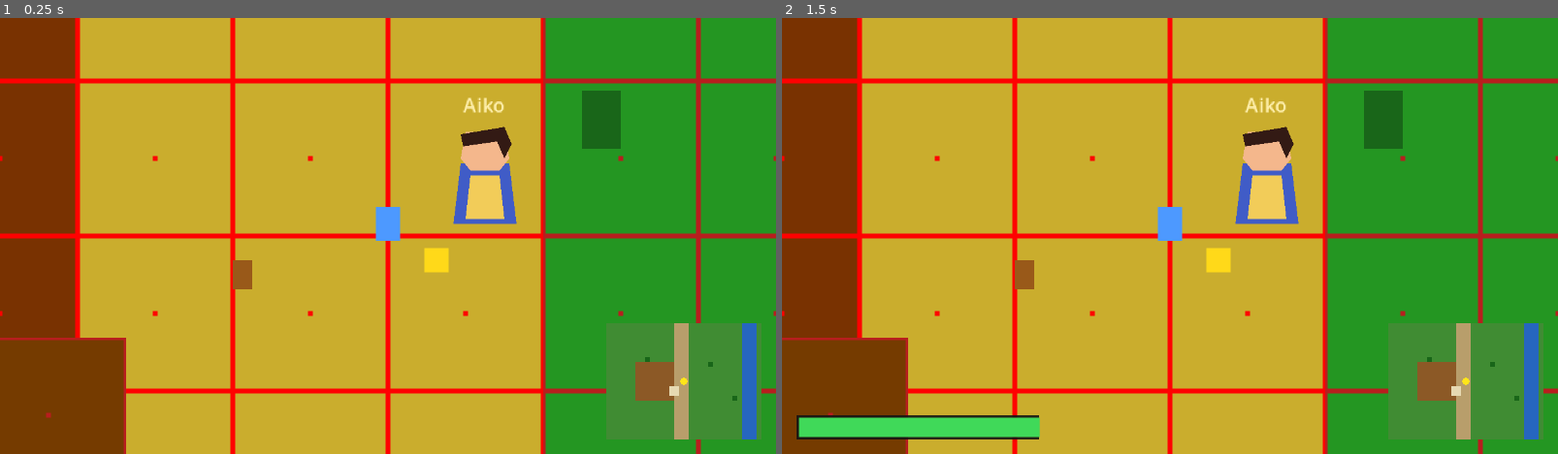
Above: before the commit, frames 1-2 (left to right).
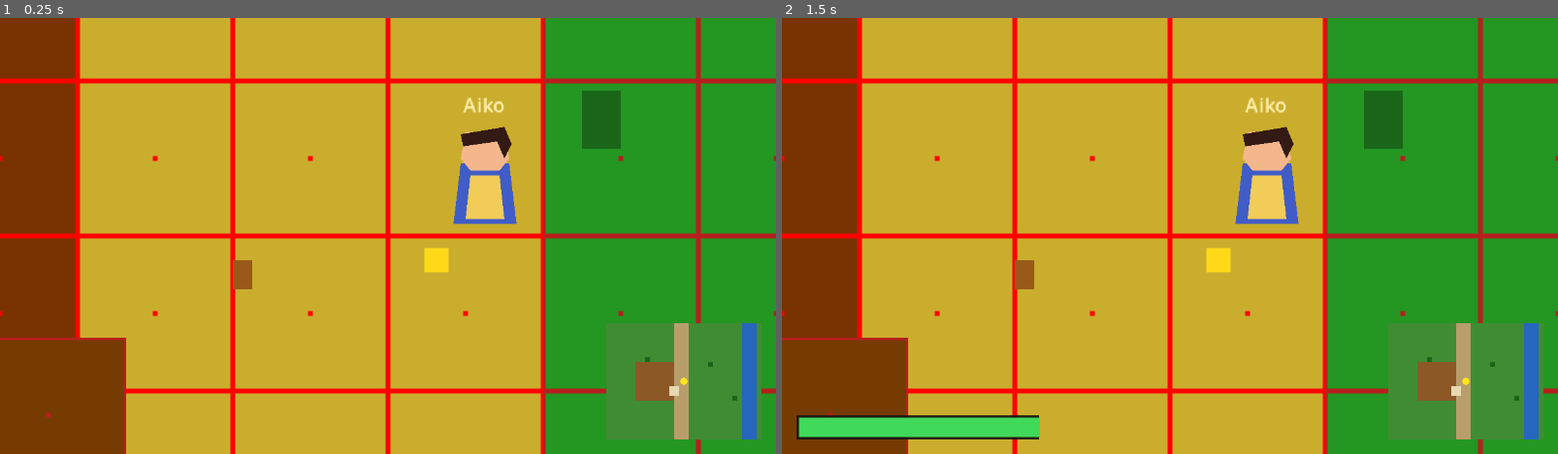
Above: after the commit, the same moments.

Repository: T3737/KotoDama
Game: Godot game, scene res://scenes/World.tscn
The game is run twice, just before and just after one commit, with the same random seed, the same clock (stepped at 60 frames per second) and the same inputs. This scene is started directly instead of the project's main scene.
Inputs:
- Up to frame 1 (0.25 s): no input
- Up to frame 2 (1.5 s): tap Enter at 0.5 s; hold D (demo_move_right) 0.53-1.28 s; hold E (demo_interact) 0.53-1.28 s; tap Space at 1.25 s; hold S (demo_move_down) from 1.28 s (still down); tap Shift (sprint) at 1.35 s

The runs differ from the first frame. In frame 1, 0.3% of the frame differs, in the area x 48-52%, y 43-52%; in frame 2, 0.3%.

Commit message:
continued work on standardizing ai demo worlds

Diff:
--- a/pixel_farm_godot4/godot_skeleton/levels/level_01.json
+++ b/pixel_farm_godot4/godot_skeleton/levels/level_01.json
@@ -18,5 +18,13 @@
   ],
   "props": [
     { "type": "npc", "npc_id": "aiko", "x": 290, "y": 30 }
+  ],
+  "exits": [
+    {
+      "x": 900, "y": 30,
+      "target_level": "level_02",
+      "destination_spawn_id": "level_02_entrance",
+      "trigger": "interact"
+    }
   ]
 }
--- a/pixel_farm_godot4/godot_skeleton/levels/level_02.json
+++ b/pixel_farm_godot4/godot_skeleton/levels/level_02.json
@@ -17,5 +17,13 @@
   "props": [
     { "type": "npc", "npc_id": "haru", "x": -256, "y": -34 },
     { "type": "npc", "npc_id": "emi",  "x": 415,  "y": 154 }
+  ],
+  "exits": [
+    {
+      "x": -900, "y": 34,
+      "target_level": "level_01",
+      "destination_spawn_id": "level_01_return",
+      "trigger": "interact"
+    }
   ]
 }
--- a/pixel_farm_godot4/godot_skeleton/scenes/Player.tscn
+++ b/pixel_farm_godot4/godot_skeleton/scenes/Player.tscn
@@ -1,7 +1,8 @@
-[gd_scene load_steps=11 format=3 uid="uid://player"]
+[gd_scene load_steps=12 format=3 uid="uid://player"]
 
 [ext_resource type="Script" uid="uid://8uehy603aldg" path="res://scripts/Player.gd" id="1"]
 [ext_resource type="Script" path="res://scripts/Inventory.gd" id="2"]
+[ext_resource type="Texture2D" path="res://assets/player/player.png" id="3"]
 
 [sub_resource type="RectangleShape2D" id="1"]
 size = Vector2(10, 14)
@@ -40,12 +41,9 @@
 [node name="Inventory" type="Node" parent="."]
 script = ExtResource("2")
 
-[node name="Sprite" type="ColorRect" parent="."]
-offset_left = -5.0
-offset_top = -12.0
-offset_right = 5.0
-offset_bottom = 2.0
-color = Color(0.3, 0.6, 1, 1)
+[node name="Sprite" type="Sprite2D" parent="."]
+position = Vector2(0, -5)
+texture = ExtResource("3")
 
 [node name="CollisionShape2D" type="CollisionShape2D" parent="."]
 shape = SubResource("1")
--- a/pixel_farm_godot4/godot_skeleton/scripts/LevelLoader.gd
+++ b/pixel_farm_godot4/godot_skeleton/scripts/LevelLoader.gd
@@ -2,6 +2,9 @@
 
 # Emitted when a level finishes loading.
 signal level_loaded(level_id: String)
+# Emitted when the player triggers an exit zone (walk or interact). Listener
+# (e.g. World.gd) decides whether/how to actually switch levels.
+signal exit_triggered(target_level: String, destination_spawn_id: String)
 
 const TILE_COLORS := {
 	"grass": Color(0.25, 0.55, 0.2),
@@ -29,9 +32,17 @@
 @onready var _music:        AudioStreamPlayer = get_node_or_null(music_player_path)
 
 var _current_level_id := ""
+var _pending_exit: Dictionary = {}
 
 func _ready() -> void:
 	add_to_group("level_loader")
+
+func _unhandled_input(event: InputEvent) -> void:
+	if event.is_action_pressed("interact") and not _pending_exit.is_empty():
+		exit_triggered.emit(
+			_pending_exit.get("target_level", ""),
+			_pending_exit.get("destination_spawn_id", "")
+		)
 
 func load_level(path: String, spawn_id: String = "") -> void:
 	var file := FileAccess.open(path, FileAccess.READ)
@@ -53,6 +64,7 @@
 	_clear()
 	_build_tiles(data)
 	_place_props(data)
+	_place_exits(data)
 	_set_spawn(data, spawn_id)
 	_play_music(data)
 
@@ -64,6 +76,7 @@
 	_tilemap.clear()
 	for child in _props.get_children():
 		child.queue_free()
+	_pending_exit = {}
 
 func _build_tiles(data: Dictionary) -> void:
 	var map: Dictionary = data.get("map", {})
@@ -194,6 +207,42 @@
 	npc.npc_id = prop.get("npc_id", "aiko")
 	_props.add_child(npc)
 
+func _place_exits(data: Dictionary) -> void:
+	for exit_data in data.get("exits", []):
+		_make_exit(exit_data)
+
+func _make_exit(exit_data: Dictionary) -> void:
+	var area := Area2D.new()
+	area.position = Vector2(exit_data["x"], exit_data["y"])
+	area.collision_layer = 0
+	area.collision_mask  = 1
+
+	var col := CollisionShape2D.new()
+	var shape := RectangleShape2D.new()
+	shape.size = Vector2(32, 32)
+	col.shape = shape
+	area.add_child(col)
+
+	var trigger: String = exit_data.get("trigger", "interact")
+	var target_level: String = exit_data.get("target_level", "")
+	var destination_spawn_id: String = exit_data.get("destination_spawn_id", "")
+
+	var label := Label.new()
+	label.text    = "Press E to leave" if trigger == "interact" else ""
+	label.visible = false
+	label.add_theme_font_size_override("font_size", 6)
+	label.offset_left = -32.0; label.offset_right  = 32.0
+	label.offset_top  = -24.0; label.offset_bottom = -14.0
+	label.horizontal_alignment = HORIZONTAL_ALIGNMENT_CENTER
+	area.add_child(label)
+
+	area.body_entered.connect(
+		_on_exit_entered.bind(area, label, trigger, target_level, destination_spawn_id)
+	)
+	area.body_exited.connect(_on_exit_exited.bind(area, label, trigger))
+
+	_props.add_child(area)
+
 func _set_spawn(data: Dictionary, spawn_id: String = "") -> void:
 	var spawns: Array = data.get("spawns", [])
 	if spawns.is_empty():
@@ -232,3 +281,25 @@
 	label.visible = false
 	if body.has_method("clear_interactable_data"):
 		body.clear_interactable_data()
+
+func _on_exit_entered(
+	body: Node, _area: Area2D, label: Label,
+	trigger: String, target_level: String, destination_spawn_id: String
+) -> void:
+	if not body.is_in_group("player"):
+		return
+	if trigger == "walk":
+		exit_triggered.emit(target_level, destination_spawn_id)
+		return
+	label.visible = true
+	_pending_exit = {
+		"target_level": target_level,
+		"destination_spawn_id": destination_spawn_id,
+	}
+
+func _on_exit_exited(body: Node, _area: Area2D, label: Label, trigger: String) -> void:
+	if not body.is_in_group("player"):
+		return
+	if trigger == "interact":
+		label.visible = false
+		_pending_exit = {}
--- a/pixel_farm_godot4/godot_skeleton/scripts/Player.gd
+++ b/pixel_farm_godot4/godot_skeleton/scripts/Player.gd
@@ -6,13 +6,15 @@
 const STAMINA_DRAIN := 30.0
 const STAMINA_REGEN := 20.0
 
-@onready var sprite: ColorRect = $Sprite
+@onready var sprite: Sprite2D = $Sprite
 @onready var anim: AnimationPlayer = $AnimationPlayer
 
 var facing := Vector2.DOWN
 var _interact_data: Dictionary = {}
+var _interactable: Interactable = null
 var _stamina := STAMINA_MAX
 var _stamina_bar: Node = null
+var _movement_enabled := true
 
 
 func _ready() -> void:
@@ -25,6 +27,10 @@
 
 
 func _physics_process(delta: float) -> void:
+	if not _movement_enabled:
+		velocity = Vector2.ZERO
+		return
+
 	var direction := Vector2(
 		Input.get_axis("ui_left", "ui_right"),
 		Input.get_axis("ui_up", "ui_down"),
@@ -51,7 +57,11 @@
 
 
 func _unhandled_input(event: InputEvent) -> void:
-	if event.is_action_pressed("interact") and not _interact_data.is_empty():
+	if not _movement_enabled or not event.is_action_pressed("interact"):
+		return
+	if _interactable != null:
+		_interactable.interact(self)
+	if not _interact_data.is_empty():
 		_handle_interact(_interact_data)
 
 
@@ -61,6 +71,23 @@
 
 func clear_interactable_data() -> void:
 	_interact_data = {}
+
+
+func set_interactable(interactable: Interactable) -> void:
+	_interactable = interactable
+
+
+func clear_interactable(interactable: Interactable) -> void:
+	if _interactable == interactable:
+		_interactable = null
+
+
+func set_movement_enabled(enabled: bool) -> void:
+	_movement_enabled = enabled
+	if not enabled:
+		velocity = Vector2.ZERO
+		_interact_data = {}
+		_interactable = null
 
 
 func _handle_interact(data: Dictionary) -> void:
